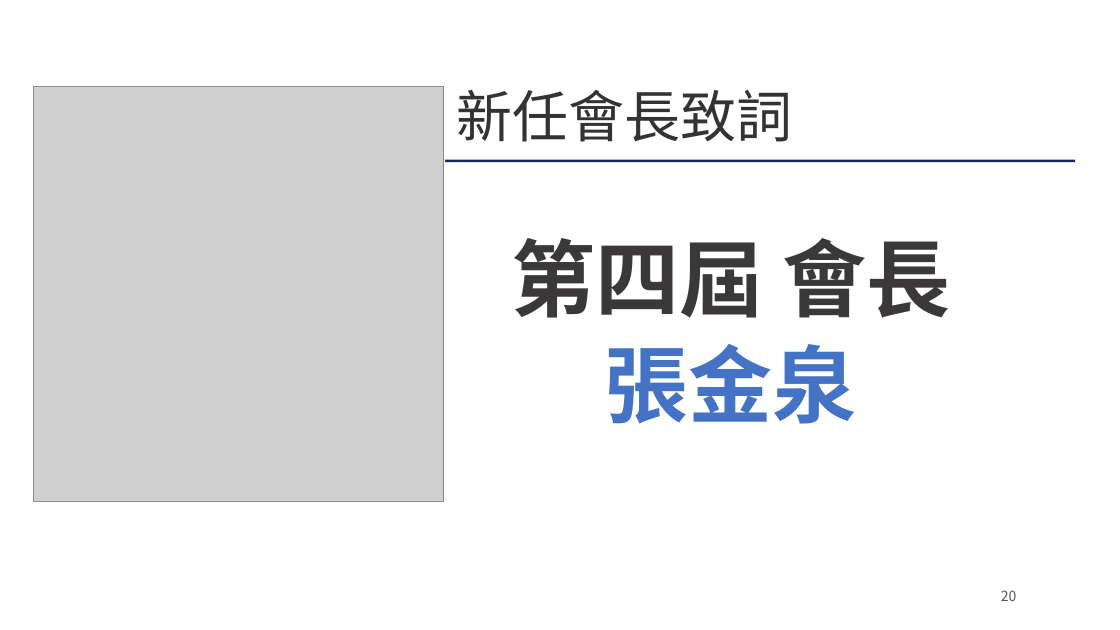
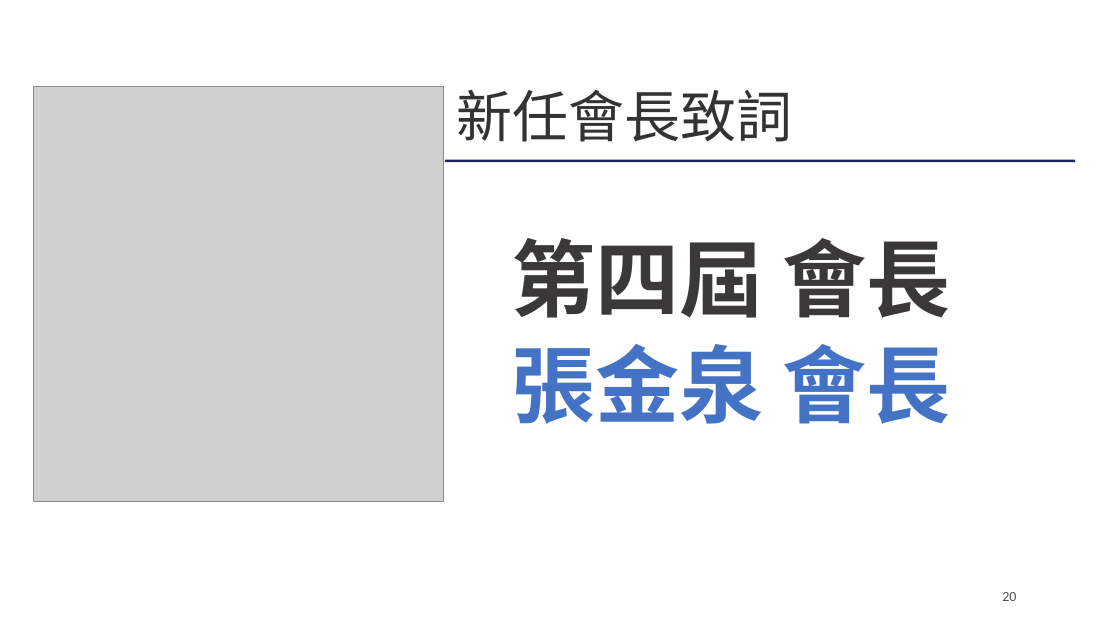
Before and after one commit to Ericliang680928/IAA, a slide deck: slide 20 of 20261204/agm/IAA會員大會簡報_20261204.pptx. Drawn at 1120x630 pixels with LibreOffice and Linux fonts; fonts in the diff are those of the drawing; grey boxes stand for pictures; background and template pictures are left out. Boxes give left, top, right and bottom in pixels: in the first picture for what was removed or moved away, otherwise in the second. Text is boxed around its words. In the diff, an @@ line names an element or a change of style, - is before the commit and + after.

```diff
--- a/20261204/agm/IAA會員大會簡報_20261204.pptx
+++ b/20261204/agm/IAA會員大會簡報_20261204.pptx
@@ text at [511, 344, 950, 424]: text changed; font Noto Sans CJK SC to Calibri @@
-張金泉
+張金泉 會長
@@ page number at [1002, 592, 1016, 601]: font Noto Sans CJK SC to Calibri @@
```
Also in this commit, not shown: 36 other slides changed, 1 other file.
